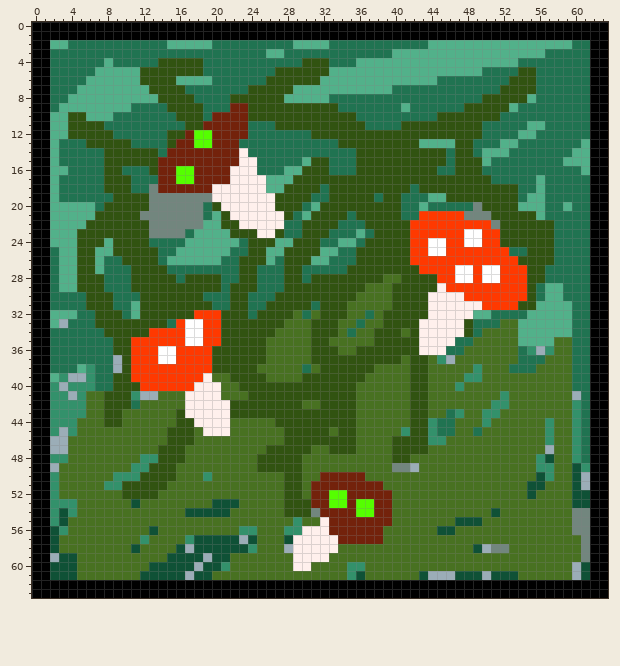
Two versions of one pixel-art sprite, Assets/Sprites/Tiles/Floors/shroomy.png. Above: the version before the commit.
The file is 64x64 pixels.
The same view after the edit:
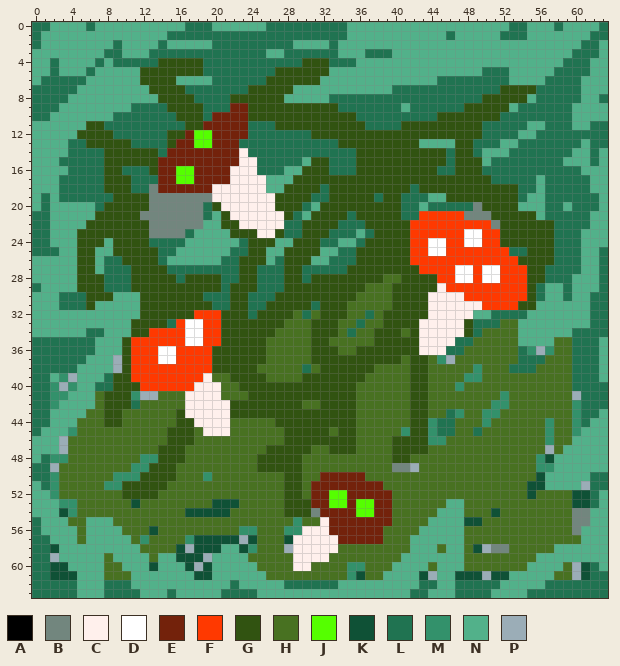
Palette (. is transparent): A #000000  B #72867e  C #fff0ec  D #ffffff  E #73220b  F #ff3900  G #315311  H #487121  J #55ff00  K #0f5136  L #207351  M #33916b  N #52b18a  P #9badb7
The edit:
Changed rows in their new state; - is an unchanged pixel.
first column x 0:
 0 LLNNNNLNNNNNNNNNNLLLNNNNNNLLLLLLLLLNNNNNNNNNNNNNNNNNNLLNNNLNNNNL
 1 LNNNNNNNNNNNNNNLLLLLLLLLLLLLLLLLLLLNNNNNNNNNNNLNNNNNLLLNNNNNNNLL
 2 LN--NNNNN-NNNN--------------------NNNNNNNNNN----------------N-LN
 3 NNNNNNNN--NNN---------------------NNN--------------------NNN--LN
 4 NN-NNNN-----------------------------------------------NNNNN---NN
 5 NN-NNN-----------------------------------------------NNNNN----NN
 6 NL---------------------------------------------------NNNN----NNN
 7 LL-----------------------------------------------------------NNN
 8 LL-----------------------------------------------------------NNL
 9 LL----------------------------------------------------------NNNN
10 LL--NN------------------------------------------------------NNNN
11 NN--NN------------------------------------------------------NNLL
12 NN--N---------------------------------------------------------LL
13 NN-N----------------------------------------------------------LL
14 NN-N----------------------------------------------------------LN
15 NN------------------------------------------------------------LN
16 NN------------------------------------------------------------NN
17 NN------------------------------------------------------------NN
18 NN------------------------------------------------------------NN
19 NL------------------------------------------------------------LN
20 NL------------------------------------------------------------LN
21 LL------------------------------------------------------------NN
22 LL------------------------------------------------------------NN
23 LL-----------------------------------------------------------NNN
24 LL-----------------------------------------------------------NNN
25 LL-----------------------------------------------------------NNL
26 NNN----------------------------------------------------------NNL
27 NNN----------------------------------------------------------NNL
28 NNN---------------------------------------------------------NNNL
29 LNN---------------------------------------------------------NNNL
30 NNN------NNN------------------------------------------------NNLL
31 NNN----NNNN-------------------------------------------------NNLL
32 NN---NNNNNN-------------------------------------------------NNLL
33 NN-NNNNNNNN-------------------------------------------------NNLL
34 NNNNNN--NNN---------------------------------------------------LL
35 LL-----NNN----------------------------------------------------LN
36 LL-----NNN----------------------------------------------------LN
37 LL----NNN-----------------------------------------------------LN
38 LL----NNN-----------------------------------------------------LN
39 LL---NNN------------------------------------------------------LN
40 LL---NN-------------------------------------------------------LL
41 LL--NNN-------------------------------------------------------LL
42 LL-NNNN-------------------------------------------------------LL
43 LLNNNN--------------------------------------------------------LN
44 LLNNN---------------------------------------------------------NN
45 LNNN---------------------------------------------------------NNN
46 NNN---------------------------------------------------------NNNN
47 NNN--------------------------------------------------------NNNNN
48 NL--------------------------------------------------------NNNNNN
49 LL--------------------------------------------------------NNNNNN
50 LL-------------------------------------------------------NNNNNLL
51 NL-------------------------------------------------------NNNN-LL
52 NN------------------------------------------------------------LN
53 NNN-------------------------------------------NN--------------LN
54 NNN------------------------------------------NNN--------------NN
55 LNNN--NNN-----------------------------------NNNN--------------NN
56 LNNNN-NNNN---------------------------------NNNNN-------------NNN
57 LLNNN-NNNNN-------------------------------NNNNNN-------------NNN
58 LL-NNNNNNNNN---------NN-------------------NNN-NN----------NNNNNN
59 LL-NNNNN-NNNN-NN----NNNN-----------------NNNNNNN--------NNNNNNNN
60 LL--NNNN--NNN-NNN---NNNNN---------------NNNN-NNN-------NNNN---LN
61 LL---NNN---NNNNNNN--NNNNNN-------------NNNN--NN------NNNNN----LL
62 LLLLLNNNLLLNNNNNNNNNNNLNNNNNLLLLLLNNNNNNNNNLLNNLLLLLNNNNNLLLLLLL
63 LLLLLNNNLLLLNNNLNNNNNLLLLNNNNNNNNNNNNNNNNNLLNNNLLLLNNNNLLLLLLLLL
Pixel boxes of the changes (left, top, right, bottom) in both pictures:
changed: (32, 22, 608, 598)
